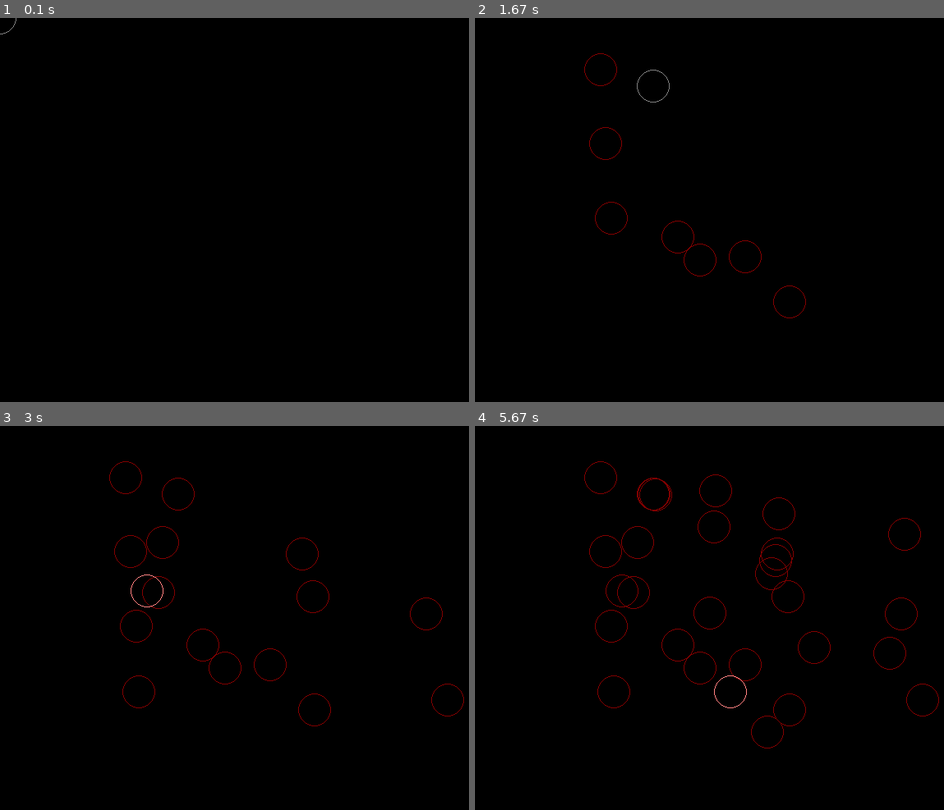
Above: before the commit, frames 1-4 (two rows, left to right).
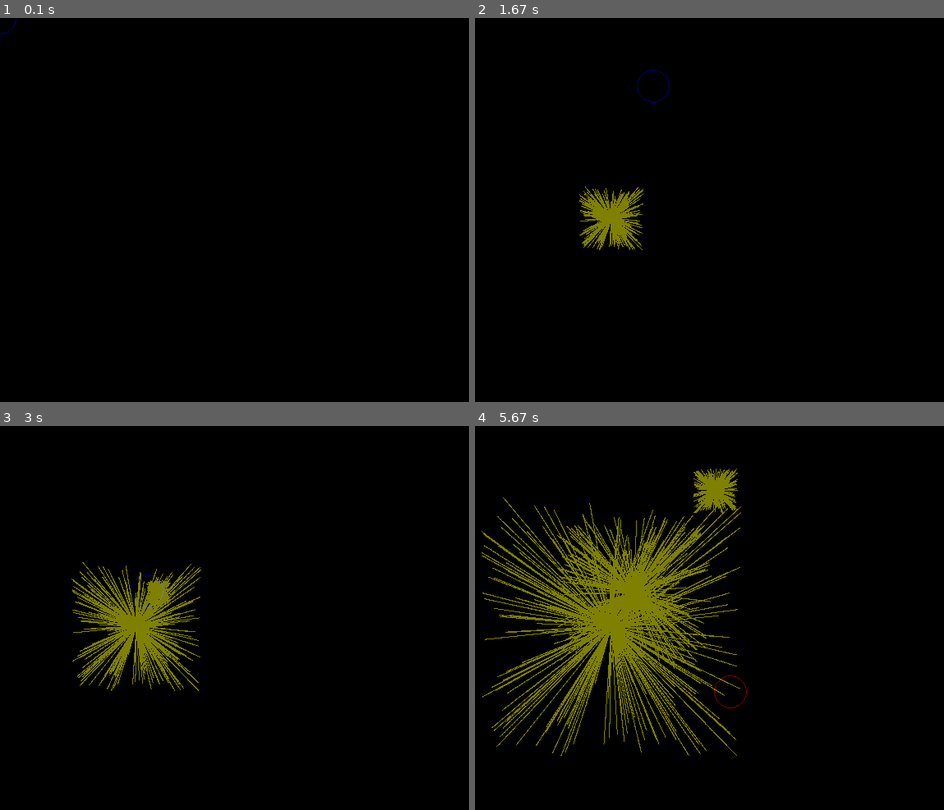
Above: after the commit, the same moments.

Repository: misspellted/enlightened
Game: pygame game, started from launcher.py
Same seed, same stepped clock (60 frames per second), same inputs: the game is played once before the commit and once after it.
Inputs (mouse positions are in pixels of both pictures, inside the frame that each line leads up to):
- Up to frame 1 (0.1 s): no input
- Up to frame 2 (1.67 s): press the mouse at (611, 217) at 0.37 s; move the mouse to (700, 259) at 0.47 s; release the mouse at (789, 302) at 0.6 s; press the mouse at (611, 217) at 0.7 s; move the mouse to (606, 144) at 0.8 s; release the mouse at (601, 67) at 0.93 s; press the mouse at (611, 217) at 1.03 s; move the mouse to (676, 236) at 1.13 s; release the mouse at (747, 256) at 1.27 s; right-click (653, 87) at 1.38 s
- Up to frame 3 (3 s): press the mouse at (178, 495) at 1.7 s; move the mouse to (300, 552) at 1.8 s; release the mouse at (426, 614) at 1.93 s; press the mouse at (178, 495) at 2.03 s; move the mouse to (314, 594) at 2.13 s; release the mouse at (445, 698) at 2.27 s; press the mouse at (178, 495) at 2.37 s; move the mouse to (159, 591) at 2.47 s; release the mouse at (140, 690) at 2.6 s; press the mouse at (178, 495) at 2.7 s; move the mouse to (164, 541) at 2.8 s; release the mouse at (145, 591) at 2.93 s
- Up to frame 4 (5.67 s): press the mouse at (653, 495) at 3.03 s; move the mouse to (653, 495) at 3.13 s; release the mouse at (657, 495) at 3.27 s; press the mouse at (653, 495) at 3.37 s; move the mouse to (709, 614) at 3.47 s; release the mouse at (765, 733) at 3.6 s; press the mouse at (653, 495) at 3.7 s; move the mouse to (770, 571) at 3.8 s; release the mouse at (887, 652) at 3.93 s; press the mouse at (653, 495) at 4.03 s; move the mouse to (714, 525) at 4.13 s; release the mouse at (775, 560) at 4.27 s; press the mouse at (653, 495) at 4.37 s; move the mouse to (779, 514) at 4.47 s; release the mouse at (906, 533) at 4.6 s; click (714, 491) at 4.75 s; click (812, 648) at 5.25 s; click (728, 690) at 5.58 s

The runs differ from the first frame. In frame 1, less than 0.1% of the frame differs, in the area x 0-4%, y 0-5%; in frame 2, 1.5%; in frame 3, 4.1%; in frame 4, 12%, in the area x 1-99%, y 9-86%.

Commit message:
Fixes the bouncer demo
Or .. wait, did it even work as I wanted? I can't remember, but it
does now!

Now that the BouncingRay demonstrates the behavior I am looking for,
I can migrate to updating the Ray behavior to it, and not have a
second class! Woo!

Diff:
--- a/demos/bouncer.py
+++ b/demos/bouncer.py
@@ -1,14 +1,29 @@
 
 from attributes.rendered import Rendered
+from attributes.updated import Updated
 from demos import PyGameApp, PyGameCursor
-from emissions.rays import Ray
+from demos.emitter import EmittingCursor
+from entities.rays import Ray
 from geometry.vertices import Vertex2
+import pygame
 from random import random
-import pygame
+from scenes.pygame import PyGameScene
 
 
-MAXIMUM_LIFE = 2000
-MAXIMUM_BOUNCES = 2
+RAY_MAXIMUM_LIFE = 2000
+RAY_MAXIMUM_BOUNCES = 2
+
+
+# MAXIMUM_RAYS = 16
+# RAYS_PER_EMIT = MAXIMUM_RAYS >> 2
+# EMIT_COOLDOWN = RAYS_PER_EMIT << 8
+# TODO: Have fun with these! Definitely a particle system in this code, lol!
+MAXIMUM_RAYS = 1024
+RAYS_PER_EMIT = MAXIMUM_RAYS >> 2
+EMIT_COOLDOWN = RAYS_PER_EMIT >> 1
+# MAXIMUM_RAYS = 2
+# RAYS_PER_EMIT = MAXIMUM_RAYS >> 1
+# EMIT_COOLDOWN = RAYS_PER_EMIT << 8
 
 
 class Buffer(pygame.Surface):
@@ -49,56 +64,45 @@
 
 
 class BouncingRay(Ray):
-  def __init__(self, bounces, position, rayColor):
-    # A bouncing ray doesn't have a simple evolution-based life.
+  def __init__(self, position, bounces):
+    Ray.__init__(self, position, rayColor=(127, 127, 0))
     # It's life is based on bounces.
-    Ray.__init__(self, MAXIMUM_LIFE, position, rayColor)
     self.bounces = bounces
 
-  # def alive(self):
-  #   return 0 < self.bounces
+  def alive(self):
+    # Ensure life remains neutral.
+    self.life = 0
+    return 0 < self.bounces
+
+  def onReflection(self):
+    self.bounces -= 1
 
 
-class BouncingDemo(PyGameApp):
-  # RAYS_PER_EMIT = MAXIMUM_RAYS >> 2
-  # EMIT_COOLDOWN = RAYS_PER_EMIT << 8
-  # TODO: Have fun with these! Definitely a particle system in this code, lol!
-  MAXIMUM_RAYS = 128
-  RAYS_PER_EMIT = MAXIMUM_RAYS >> 4
-  EMIT_COOLDOWN = 32 #RAYS_PER_EMIT << 1
-  # RAYS_PER_EMIT = 1
-  # EMIT_COOLDOWN = 32
+class BouncingCursor(EmittingCursor):
+  def __init__(self, cameraOverlay, radius=20, cursorVisible=True):
+    EmittingCursor.__init__(self, cameraOverlay, radius=radius, cursorVisible=cursorVisible)
 
-  def __init__(self):
-    PyGameApp.__init__(self)
-    self.cursor = BRCursor(10)
-    self.cursorPosition = None
-    self.lastCursorRect = None
-    self.lastCursorArea = None
+  def emitRay(self):
+    return BouncingRay(self.position.tupled(), RAY_MAXIMUM_BOUNCES)
+
+
+class BouncingScene(PyGameScene):
+  def __init__(self, length, height):
+    PyGameScene.__init__(self, length, height)
+    self.bouncing = True
     self.emitting = False
-    self.emitColor = (127, 0, 0) # Red for emit
-    self.absorbing = False
-    self.absorbColor = (0, 127, 0) # Green for 'grab'/absorb
-    self.rays = list() # Track the rays in the scene.
-    self.emitCoolDown = 0
+    self.grabbing = False
     self.wiping = False
-    self.buffer = None
-    self.lastRayCount = 0
-
-  def onViewerDimensioned(self, length, height):
-    print(f"Viewer dimensions: ({length}, {height})")
-    self.buffer = Buffer(length, height)
+    self.rays = list()
 
   def onMouseButtonDown(self, event):
     handled = False
 
     if event.button == pygame.BUTTON_LEFT:
-      self.cursor.emit()
       self.emitting = True
       handled = True
     elif event.button == pygame.BUTTON_RIGHT:
-      self.cursor.grab()
-      self.absorbing = True
+      self.grabbing = True
       handled = True
     elif event.button == pygame.BUTTON_MIDDLE:
       self.wiping = True
@@ -110,12 +114,10 @@
     handled = False
 
     if event.button == pygame.BUTTON_LEFT:
-      self.cursor.bounce()
       self.emitting = False
       handled = True
     elif event.button == pygame.BUTTON_RIGHT:
-      self.cursor.bounce()
-      self.absorbing = False
+      self.grabbing = False
       handled = True
     elif event.button == pygame.BUTTON_MIDDLE:
       self.wiping = False
@@ -123,59 +125,61 @@
 
     return handled
 
-  def emitRays(self, cursorPosition):
-    # Only have 16 rays maximum at a time.
-    # And only emit so many per time.
-    emitted = 0
-    while len(self.rays) < BouncingDemo.MAXIMUM_RAYS and emitted < BouncingDemo.RAYS_PER_EMIT:
-      self.rays.append(BouncingRay(MAXIMUM_LIFE, cursorPosition, (int(random() * 255), int(random() * 255), int(random() * 255))))
-      emitted += 1
-    return emitted
+  def update(self, **kwargs):
+    if self.wiping:
+      self.scene.fill((0, 0, 0))
 
-  def update(self):#, msTimeSinceStart):
-    # First, wipe the buffer, if it was requested.
-    # if self.wiping:
-    self.buffer.wipe()
+    cursor = kwargs["cursor"] if "cursor" in kwargs else None
 
-    # TODO: Absorb any rays hitting the cursor in absorb 'mode'.
+    if cursor:
+      if self.bouncing:
+        cursor.bounce()
+        # TODO: Bounce any existing rays hitting the cursor in bounce 'mode'.
+      if self.emitting:
+        self.rays.extend(cursor.emitRays(RAYS_PER_EMIT)) # Add more rays...
+        self.rays = self.rays[:MAXIMUM_RAYS] # .. but only allow up to a maximum.
+      if self.grabbing:
+        cursor.grab()
+        # TODO: grab any rays hitting the cursor in grab 'mode'.
 
-    # TODO: Bounce any existing rays hitting the cursor in bounce 'mode'.
+      for ray in self.rays:
+        ray.update(self.dimensions.tupled())
 
-    # Emit new rays when the cursor is in emit 'mode'.
-    if self.emitting:
-      if self.emitCoolDown <= 0:
-        emitted = self.emitRays(self.cursor.position.tupled())
-        if 0 < emitted:
-          self.emitCoolDown = BouncingDemo.EMIT_COOLDOWN
-          #print(f"Emitted {emitted} ray(s).")
-      else:
-        self.emitCoolDown -= 1
+      self.rays = [ray for ray in self.rays if ray.alive()]
 
-    if len(self.rays) != self.lastRayCount:
-      self.lastRayCount = len(self.rays)
-      print(f"Drawing {self.lastRayCount} ray(s)")
+      for ray in self.rays:
+        ray.draw(self.scene)
 
-    debutTicks = pygame.time.get_ticks()
-    for ray in self.rays:
-      ray.update(space=self.buffer.dimensions)
-      ray.draw(self.buffer)
-    arretTicks = pygame.time.get_ticks()
-    print(f"Took {arretTicks - debutTicks} tick(s) to draw {len(self.rays)} ray(s).")
 
-    # Draw the cursor.
-    debutTicks = pygame.time.get_ticks()
-    rendered = self.cursor.render()
-    cursorRect = rendered.get_rect()
-    cursorRect.center = self.cursor.position.tupled()
-    self.buffer.blit(rendered, cursorRect, special_flags=pygame.BLEND_ALPHA_SDL2)
-    arretTicks = pygame.time.get_ticks()
-    print(f"Took {arretTicks - debutTicks} tick(s) to draw the curosr.")
+class BouncingDemo(PyGameApp):
+  def __init__(self):
+    PyGameApp.__init__(self)
+    self.scene = None
+    self.cameraSensor = None
+    self.baseCaption = "Bouncer Demo"
 
-    self.rays = [ray for ray in self.rays if ray.alive()]
+  def onCameraOverlayConfigured(self, cameraOverlay):
+    self.cursor = BouncingCursor(self.camera.overlay, cursorVisible=self.cursorVisible)
 
-    self.viewer.blit(self.buffer, (0, 0))
+  def onCameraSensorConfigured(self, cameraSensor):
+    self.scene = BouncingScene(*cameraSensor.dimensions.tupled())
+    self.cameraSensor = cameraSensor
 
+  def onMouseButtonDown(self, event):
+    return False if not self.scene else self.scene.onMouseButtonDown(event)
+
+  def onMouseButtonUp(self, event):
+    return False if not self.scene else self.scene.onMouseButtonUp(event)
+
+  def update(self):
     PyGameApp.update(self)
 
-  def run(self, windowLength, windowHeight):
-    PyGameApp.run(self, windowLength, windowHeight, False) # Hide the cursor for this demo.
+    rendering = None
+
+    if self.scene:
+      self.scene.update(cursor=self.cursor)
+      rendering = self.scene.render()
+      self.captionSuffix = f" - {len(self.scene.rays)} ray(s)"
+
+    if self.cameraSensor and rendering:
+      self.cameraSensor.displayRendering(rendering, Vertex2(0, 0))
--- a/demos/emitter.py
+++ b/demos/emitter.py
@@ -2,13 +2,12 @@
 
 from attributes.updated import Updated
 from demos import PyGameApp, PyGameCursor
+from entities.rays import Ray
 from geometry.vertices import Vertex2
 import pygame
-from random import random
 from scenes.pygame import PyGameScene
 
 
-RAY_TRAIL_LENGTH = 500
 # MAXIMUM_RAYS = 16
 # RAYS_PER_EMIT = MAXIMUM_RAYS >> 2
 # EMIT_COOLDOWN = RAYS_PER_EMIT << 8
@@ -19,64 +18,6 @@
 # MAXIMUM_RAYS = 2
 # RAYS_PER_EMIT = MAXIMUM_RAYS >> 1
 # EMIT_COOLDOWN = RAYS_PER_EMIT << 8
-
-
-class Ray:
-  MAXIMUM_LIFE = 2000
-
-  @staticmethod
-  def reflect(lower, current, modifier, upper):
-    next, modified = current, modifier
-
-    if next + modified < lower:
-      modified *= -1
-      next = lower + (modified - next + lower)
-    elif upper < next + modified:
-      next = upper - (next + modified - upper)
-      modified *= -1
-    else:
-      next += modified
-
-    return (next, modified)
-
-  def __init__(self, position):
-    self.lastPosition = None
-    self.position = position
-    self.velocity = (random() - 0.5, random() - 0.5)
-    #self.rayColor = (127, 127, 0)
-    self.rayColor = (int(random() * 255), int(random() * 255), int(random() * 255))
-    self.life = int(random() * Ray.MAXIMUM_LIFE)
-    # self.life = Ray.MAXIMUM_LIFE
-    self.trail = list()
-
-  def alive(self):
-    return 0 < self.life
-
-  def update(self, space):
-    if 0 < self.life:
-      self.lastPosition = self.position
-      px, py = self.position
-      vx, vy = self.velocity
-
-      # print(f"[{vx, vy}] @ ({px}, {py})")
-
-      # Reflect the ray if necessary.
-      px, vx = Ray.reflect(0, px, vx, space[0])
-      py, vy = Ray.reflect(0, py, vy, space[1])
-
-      # print(f"[{vx, vy}] @ ({px}, {py})")
-
-      self.position = (px, py)
-      self.velocity = (vx, vy)
-      self.life -= 1
-
-  def draw(self, surface):
-    try:
-      pygame.draw.line(surface, self.rayColor, self.lastPosition, self.position)
-      self.trail.append((self.lastPosition, self.position))
-    except TypeError as oops:
-      print(f"Failed at {self.lastPosition} -> {self.position}!")
-      pass
 
 
 class EmittingCursor(PyGameCursor):
@@ -92,14 +33,17 @@
     # Use the cursor to indicate the 'bounce' mode.
     self.color = EmittingCursor.COLOR_BOUNCING
 
-  def emit(self, raysPerEmit=RAYS_PER_EMIT):
+  def emitRay(self):
+    return Ray(self.position.tupled())
+
+  def emitRays(self, raysPerEmit):
     # Use the cursor to indicate the 'emit' mode.
     self.color = EmittingCursor.COLOR_EMITTING
     emitted = list()
-    # Generate a bunch of Rays at the current position.
+    # Generate a bunch of rays at the current position.
     if self.emitCoolDown <= 0:
-      while len(emitted) < raysPerEmit: # len(emitted) < EmittingDemo.MAXIMUM_RAYS: # and emitted < EmittingDemo.RAYS_PER_EMIT:
-        emitted.append(Ray(self.position.tupled()))
+      while len(emitted) < raysPerEmit:
+        emitted.append(self.emitRay())
       self.emitCoolDown = EMIT_COOLDOWN
     return emitted
 
@@ -152,15 +96,6 @@
 
     return handled
 
-  def emitRays(self, cursorPosition):
-    # Only have 16 rays maximum at a time.
-    # And only emit so many per time.
-    emitted = 0
-    while emitted < RAYS_PER_EMIT: # len(self.rays) < EmittingDemo.MAXIMUM_RAYS: # and emitted < EmittingDemo.RAYS_PER_EMIT:
-      self.rays.append(Ray(cursorPosition))
-      emitted += 1
-    return emitted
-
   def update(self, **kwargs):
     if self.wiping:
       self.scene.fill((0, 0, 0))
@@ -172,7 +107,7 @@
         cursor.bounce()
         # TODO: Bounce any existing rays hitting the cursor in bounce 'mode'.
       if self.emitting:
-        self.rays.extend(cursor.emit()) # Add more rays...
+        self.rays.extend(cursor.emitRays(RAYS_PER_EMIT)) # Add more rays...
         self.rays = self.rays[:MAXIMUM_RAYS] # .. but only allow up to a maximum.
       if self.grabbing:
         cursor.grab()
@@ -181,13 +116,10 @@
       for ray in self.rays:
         ray.update(self.dimensions.tupled())
 
-        if (RAY_TRAIL_LENGTH - 1) < len(ray.trail):
-          pygame.draw.line(self.scene, (0, 0, 0), ray.trail[-RAY_TRAIL_LENGTH][0], ray.trail[-RAY_TRAIL_LENGTH][0])
-          # pygame.draw.aaline(self.scene, (0, 0, 0), ray.trail[-RAY_TRAIL_LENGTH][0], ray.trail[-RAY_TRAIL_LENGTH][0])
+      self.rays = [ray for ray in self.rays if ray.alive()]
 
+      for ray in self.rays:
         ray.draw(self.scene)
-
-      self.rays = [ray for ray in self.rays if ray.alive()]
 
 
 class EmittingDemo(PyGameApp):
--- a/emissions/rays.py
+++ b/emissions/rays.py
@@ -22,6 +22,9 @@
 
   def alive(self):
     return 0 < self.life
+
+  def bounce(self):
+    pass # Do nothing on the notification that a bounce occurred.
 
   def live(self, **kwargs):
     space = kwargs["space"] if "space" in kwargs else None
--- /dev/null
+++ b/entities/rays.py
@@ -0,0 +1,84 @@
+
+
+from attributes.living import Living
+import pygame
+from random import random
+
+
+RAY_MAXIMUM_LIFE = 2000
+RAY_TRAIL_LENGTH = 500
+
+
+def reflect(lower, current, modifier, upper):
+  next, modified = current, modifier
+
+  if next + modified < lower:
+    modified *= -1
+    next = lower + (modified - next + lower)
+  elif upper < next + modified:
+    next = upper - (next + modified - upper)
+    modified *= -1
+  else:
+    next += modified
+
+  return (next, modified)
+
+
+class Ray:
+  def __init__(self, position, rayColor=None):
+    self.lastPosition = None
+    self.position = position
+    self.velocity = (random() - 0.5, random() - 0.5)
+    self.rayColor = rayColor if rayColor else (int(random() * 255), int(random() * 255), int(random() * 255))
+    self.life = int(random() * RAY_MAXIMUM_LIFE)
+    # self.life = RAY_MAXIMUM_LIFE
+    self.trail = list()
+
+  def alive(self):
+    return 0 < self.life
+
+  def onReflection(self):
+    pass # Do nothing, for now.
+
+  def live(self, **kwargs):
+    space = kwargs["space"] if "space" in kwargs else None
+
+    if space:
+      # Track only the last few positions.
+      self.trail = self.trail[:-(RAY_TRAIL_LENGTH - 1)]
+
+      self.lastPosition = self.position
+      px, py = self.position
+      lvx, lvy = self.velocity
+
+      # print(f"[{lvx, lvy}] @ ({px}, {py})")
+
+      # Reflect the ray if necessary.
+      px, nvx = reflect(0, px, lvx, space[0])
+      py, nvy = reflect(0, py, lvy, space[1])
+
+      if lvx != nvx or lvy != nvy:
+        self.onReflection()
+
+      # print(f"[{nvx, nvy}] @ ({px}, {py})")
+
+      self.position = (px, py)
+      self.velocity = (nvx, nvy)
+      self.life -= 1
+
+      # Add the latest segement.
+      self.trail.append((self.lastPosition, self.position))
+
+  def update(self, space):
+    if self.alive():
+      self.live(space=space)
+
+  def draw(self, surface):
+    for segment in self.trail:
+      try:
+        pygame.draw.line(surface, self.rayColor, segment[0], segment[1])
+        # pygame.draw.aaline(surface, self.rayColor, segment[0], segment[1])
+      except TypeError as oops:
+        print(f"Failed at {segment[0]} -> {segment[1]}!")
+        self.life = 0 # Unable to draw, therefore, life is forefeit.
+        break
--- a/launcher.py
+++ b/launcher.py
@@ -1,13 +1,16 @@
 
-from demos.painter import PaintingDemo as Demo
+
+# from demos.painter import PaintingDemo as Demo
 # from demos.emitter import EmittingDemo as Demo
-# from demos.bouncer import BouncingDemo as Demo
+from demos.bouncer import BouncingDemo as Demo
+
 
 WINDOW_LENGTH = 640
 WINDOW_HEIGHT = 480
 # WINDOW_LENGTH = 1280
 # WINDOW_HEIGHT = 720
 
+
 demo = Demo()
 demo.run(WINDOW_LENGTH, WINDOW_HEIGHT, False)
 del demo
